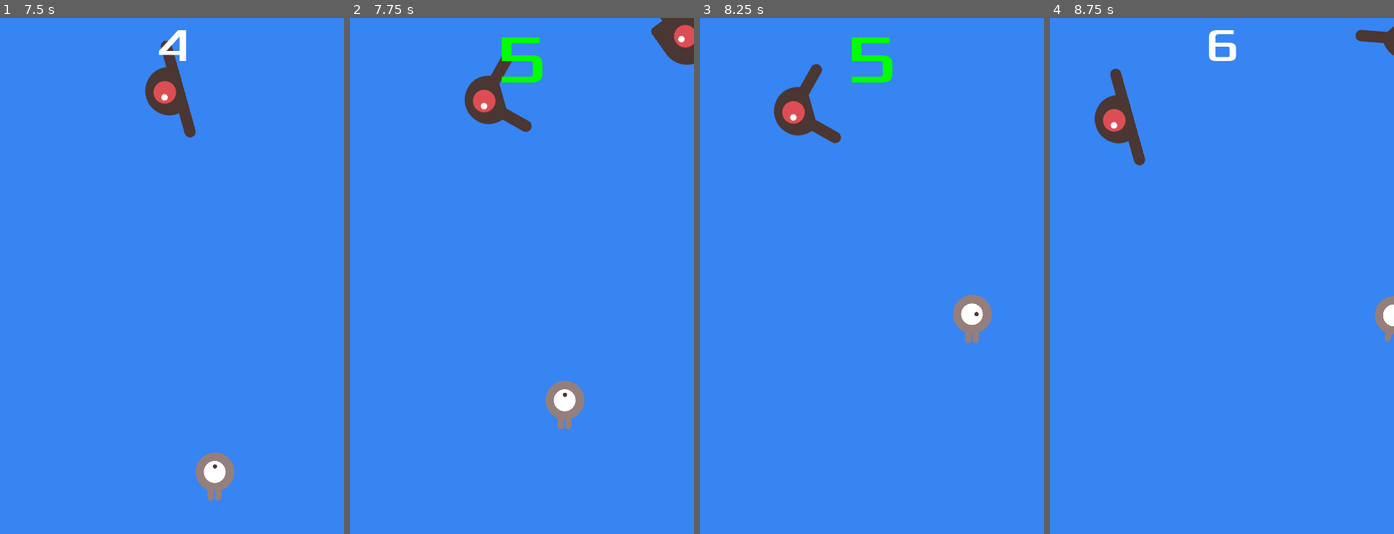
Above: before the commit, frames 1-4 (left to right).
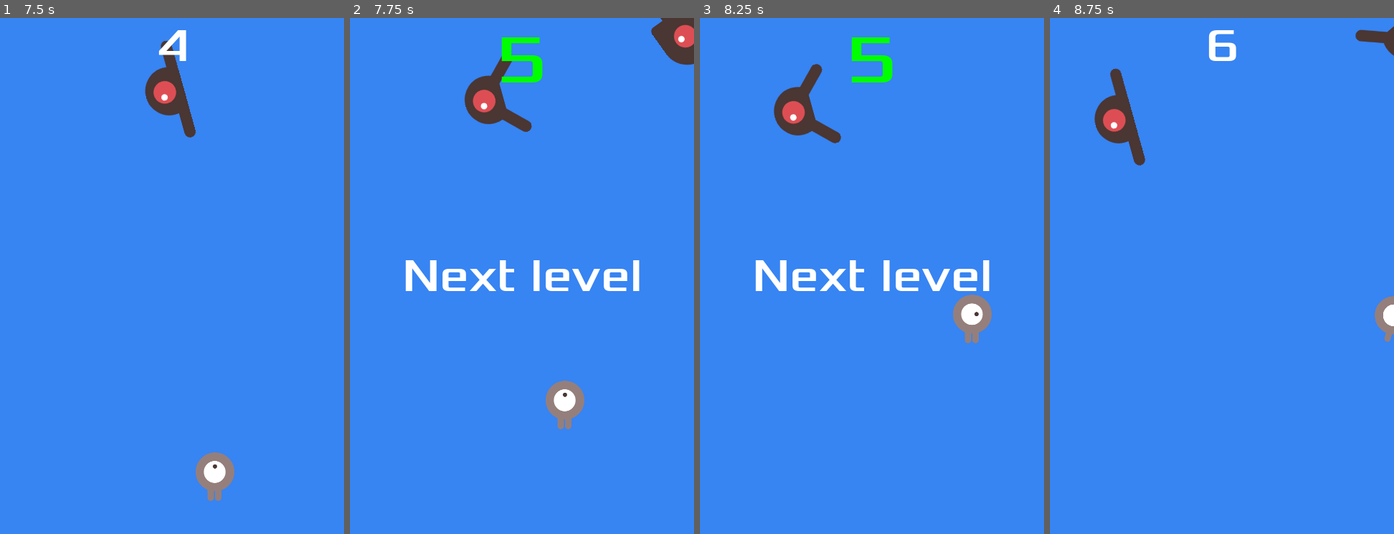
Above: after the commit, the same moments.

Repository: vkazanov/godot-dodge-creeps
Game: Godot game, scene res://main.tscn
Same seed, same stepped clock (60 frames per second), same inputs: the game is played once before the commit and once after it.
Inputs:
- Up to frame 1 (7.5 s): click "Start" at 0.5 s; tap Enter at 1.25 s; hold Right (move_right) 1.28-2.03 s; hold Down (move_down) 2.03-2.78 s; hold Right (move_right) 2.78-3.53 s; tap Space at 3.5 s; hold Up (move_up) 3.53-4.28 s; hold Left (move_left) 4.28-5.78 s; hold Down (move_down) 5.78-6.53 s; hold Right (move_right) 6.53-7.28 s; hold Up (move_up) from 7.28 s (still down)
- Up to frame 2 (7.75 s): keep holding Up (move_up)
- Up to frame 3 (8.25 s): release Up (move_up) at 8.03 s; hold Right (move_right) from 8.03 s (still down)
- Up to frame 4 (8.75 s): keep holding Right (move_right)

Frame 1 is identical in both runs. In frame 2, 1.6% of the frame differs, in the area x 16-85%, y 46-53%; in frame 3, 1.6%; in frame 4, nothing differs.

Commit message:
configuratble timeout on messages, show level change

Diff:
--- a/hud.gd
+++ b/hud.gd
@@ -6,9 +6,10 @@
 func hide_score():
 	$ScoreLabel.hide()
 
-func show_message(text):
+func show_message(text, time: float = 2.0):
 	$Message.text = text
 	$Message.show()
+	$MessageTimer.wait_time = time
 	$MessageTimer.start()
 
 func show_game_over(score: int):
@@ -26,6 +27,7 @@
 func update_score(score, is_speedup):
 	$ScoreLabel.text = str(score)
 	if is_speedup:
+		show_message("Next level", 1.0)
 		$ScoreLabel.add_theme_color_override("font_color", Global.IMPORTANT_COLOR)
 		$ScoreLabel.add_theme_font_size_override("font_size", Global.IMPORTANT_SIZE)
 	else:
